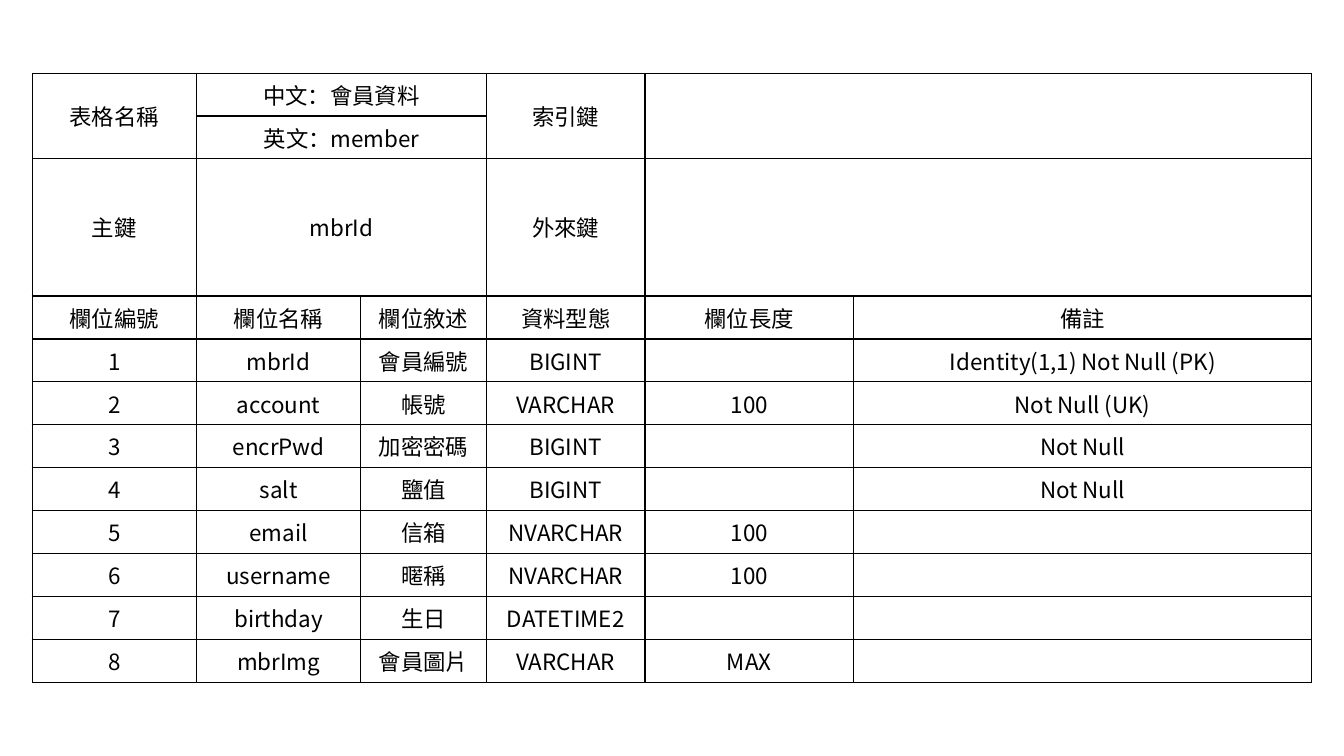
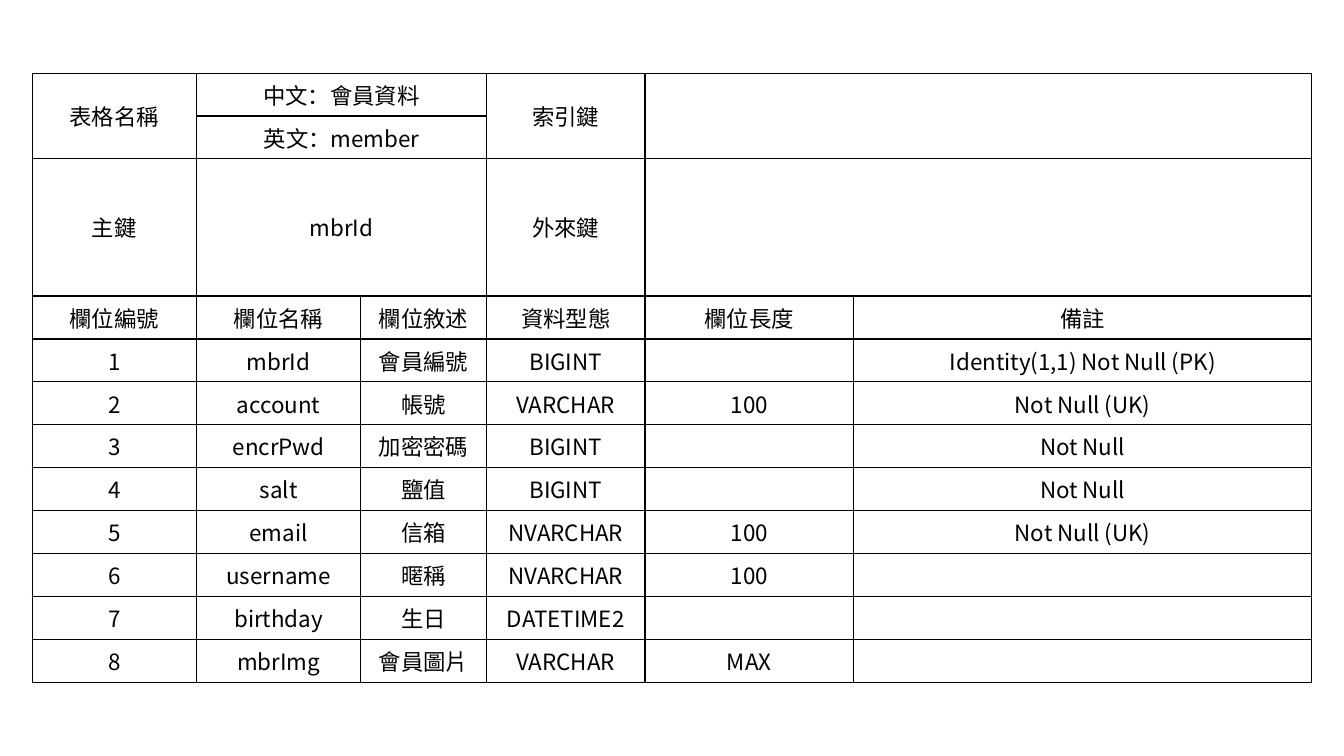
Before and after one commit to ShengUei/Qcat, a slide deck: slide 2 of src/temp/Side Project 2 - Twitter - 20220325.pptx. Drawn at 1344x756 pixels with LibreOffice and Linux fonts; fonts in the diff are those of the drawing. Boxes give left, top, right and bottom in pixels: in the first picture for what was removed or moved away, otherwise in the second. Text is boxed around its words. In the diff, an @@ line names an element or a change of style, - is before the commit and + after.

```diff
--- a/src/temp/Side Project 2 - Twitter - 20220325.pptx
+++ b/src/temp/Side Project 2 - Twitter - 20220325.pptx
@@ table at [32,74,1313,683] @@
-row 9, column 6: 
+row 9, column 6: Not Null (UK)
```
Also in this commit, not shown: 14 other files.
